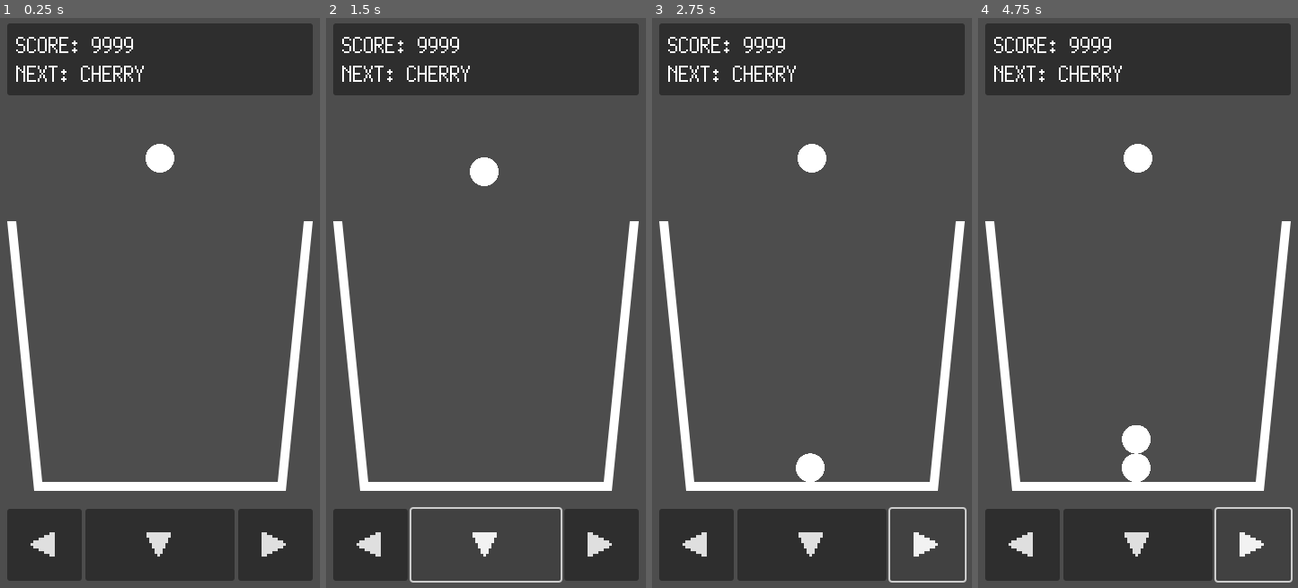
Above: before the commit, frames 1-4 (left to right).
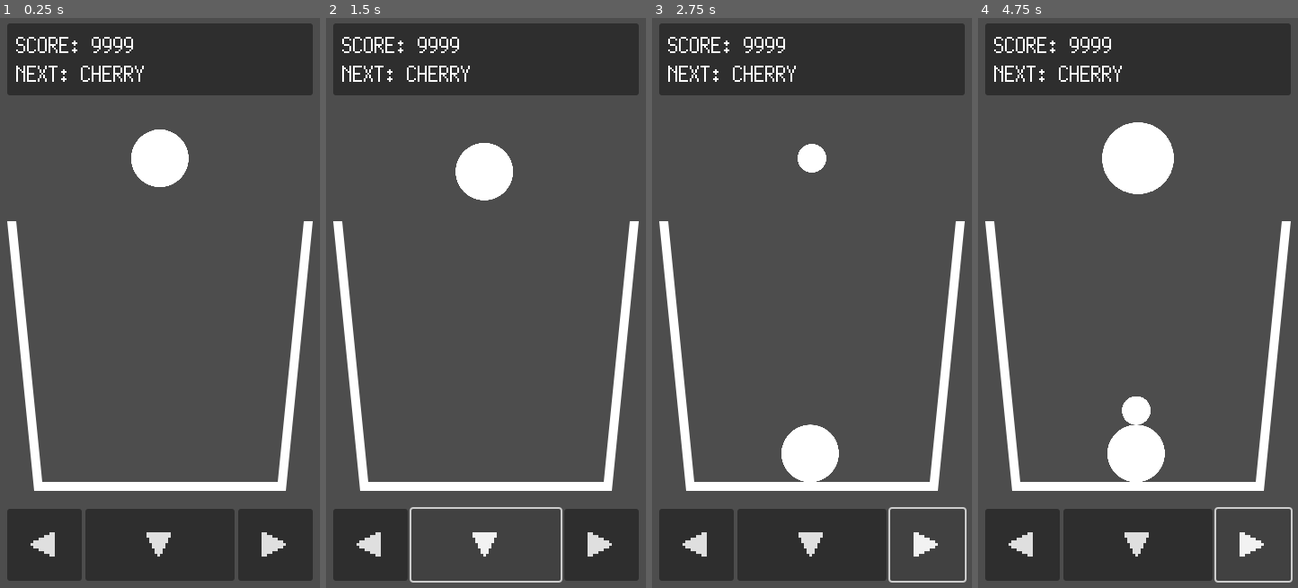
Above: after the commit, the same moments.

Repository: kamikoloss/fruits-puzzle
Game: Godot game, scene res://scenes/Main.tscn
The game is run twice, just before and just after one commit, with the same random seed, the same clock (stepped at 60 frames per second) and the same inputs.
Inputs:
- Up to frame 1 (0.25 s): no input
- Up to frame 2 (1.5 s): click "◀" at 0.5 s; click "▼" at 1.25 s
- Up to frame 3 (2.75 s): click "▶" at 2 s
- Up to frame 4 (4.75 s): click "◀" at 2.75 s; click "▼" at 3.5 s; click "▶" at 4.25 s

The runs differ from the first frame. In frame 1, 1.1% of the frame differs, in the area x 41-59%, y 19-30%; in frame 2, 1.1%; in frame 3, 1.1%; in frame 4, 3.0%, in the area x 38-62%, y 18-82%.
Error before the commit: Invalid call. Nonexistent function 'global_translate' in base 'Nil'. (res://scenes/Game.gd:44)

Commit message:
落とすフルーツのサイズがランダムで変わるようにした

Diff:
--- a/scenes/Fruit.gd
+++ b/scenes/Fruit.gd
@@ -1,19 +1,37 @@
 extends Node2D
 
+
 # Member
-var id = 0
-var type = 0
-var score = 0
+var _id = 0
+var _type = Global.FruitType.NONE
+
+
+# 初期化
+# add_child() より前に呼ぶこと
+func initialize(id, type):
+	_id = id
+	_type = type
 
 
 # Called when the node enters the scene tree for the first time.
 func _ready():
-	apply_scale_to_children()
+	_apply_scale()
+	_apply_color()
+	print("Fruit is created. (id: {id}, type: {type})".format({"id": _id, "type": Global.FRUIT_DATA[_type]["name"]}))
 
 
-# 自身のスケールを子ノードに適用する
-# ref. https://github.com/godotengine/godot/issues/5734
-func apply_scale_to_children():
+# 種類を元に自身のスケールを決定する
+func _apply_scale():
+	var _new_scale = float(Global.FRUIT_DATA[_type]["scale"]) / 256
+	scale = Vector2(_new_scale, _new_scale)
+
+	# 自身のスケールを子ノードに適用する (最後に戻す)
+	# ref. https://github.com/godotengine/godot/issues/5734
 	get_node("RigidBody2D/Circle").scale *= scale
 	get_node("RigidBody2D/CollisionShape2D").scale *= scale
 	scale = Vector2.ONE
+
+
+# 種類を元に自身の色を決定する
+func _apply_color():
+	pass
--- a/scenes/Fruit.tscn
+++ b/scenes/Fruit.tscn
@@ -1,7 +1,10 @@
-[gd_scene load_steps=4 format=3 uid="uid://kd4w6rul4jmp"]
+[gd_scene load_steps=5 format=3 uid="uid://kd4w6rul4jmp"]
 
 [ext_resource type="Script" path="res://scenes/Fruit.gd" id="1_l0nqi"]
 [ext_resource type="Texture2D" uid="uid://f5a5phy22pqb" path="res://images/circle.png" id="1_wt7xc"]
+
+[sub_resource type="PhysicsMaterial" id="PhysicsMaterial_5glua"]
+friction = 0.1
 
 [sub_resource type="CircleShape2D" id="CircleShape2D_ea5ni"]
 radius = 128.0
@@ -11,6 +14,7 @@
 
 [node name="RigidBody2D" type="RigidBody2D" parent="."]
 mass = 0.1
+physics_material_override = SubResource("PhysicsMaterial_5glua")
 
 [node name="Circle" type="Sprite2D" parent="RigidBody2D"]
 texture = ExtResource("1_wt7xc")
--- a/scenes/Game.gd
+++ b/scenes/Game.gd
@@ -1,79 +1,100 @@
 extends Node2D
 
 
-# Fruit
-var FRUIT_SCENE = preload("res://scenes/Fruit.tscn")
-var current_fruit = null
-var next_fruit = null
+const FRUIT_SCENE = preload("res://scenes/Fruit.tscn")
 const FRUIT_DEFAULT_POSITION = Vector2i(180, 160)
+const FRUIT_DEFAULT_TYPES = [
+	Global.FruitType.CHERRY,
+	Global.FruitType.STRAWBERRY,
+	Global.FruitType.GRAPE,
+	Global.FruitType.DEKOPON,
+	Global.FruitType.PERSIMMON,
+]
 const FRUIT_MOVE_SPEED = 1 # px/frame
 const FRUIT_DELAY_SECOND = 1
+
+# Game
+var _state = 0
+var _score = 0
+
+# Fruit
+var _current_fruit = null
+var _current_fruit_id = 0
+var _next_fruit = null
+
 # Button
-var is_button_left_down = false
-var is_button_right_down = false
-# Score
-var score = 0
+var _is_button_left_down = false
+var _is_button_right_down = false
 
 
 # Called when the node enters the scene tree for the first time.
 func _ready():
-	create_new_fruit()
+	_create_new_fruit()
 
 
 # Called every frame. 'delta' is the elapsed time since the previous frame.
 func _process(delta):
-	move_fruit()
+	_move_fruit()
+
+
+# Events
+func _on_button_left_button_down():
+	_is_button_left_down = true
+
+
+func _on_button_left_button_up():
+	_is_button_left_down = false
+
+
+func _on_button_right_button_down():
+	_is_button_right_down = true
+
+
+func _on_button_right_button_up():
+	_is_button_right_down = false
+
+
+func _on_button_drop_button_up():
+	if _current_fruit == null:
+		return
+
+	# 現在のフルーツを落とす
+	_drop_fruit()
+	# フルーツが落ちるまで少し待つ
+	# TODO: フルーツが落ちたタイミングを判定する
+	await get_tree().create_timer(FRUIT_DELAY_SECOND).timeout
+	# 次のフルーツを作成する
+	_create_new_fruit()
 
 
 # 新しいフルーツを生成する
 # TODO: 引数でフルーツの種類を指定できるようにする
-func create_new_fruit():
-	current_fruit = FRUIT_SCENE.instantiate()
-	current_fruit.global_position = FRUIT_DEFAULT_POSITION
-	current_fruit.scale = Vector2(0.125, 0.125)
-	current_fruit.get_node("RigidBody2D").freeze = true
-	add_child(current_fruit)
+func _create_new_fruit():
+	_current_fruit = FRUIT_SCENE.instantiate()
+
+	var _new_type = FRUIT_DEFAULT_TYPES[randi() % FRUIT_DEFAULT_TYPES.size()]
+	_current_fruit.initialize(_current_fruit_id,_new_type )
+	_current_fruit_id += 1
+
+	_current_fruit.global_position = FRUIT_DEFAULT_POSITION
+	_current_fruit.get_node("RigidBody2D").freeze = true
+
+	add_child(_current_fruit)
 
 
 # フルーツを左右に動かす
-func move_fruit():
-	var offset = Vector2(FRUIT_MOVE_SPEED, 0)
-	if is_button_left_down:
-		current_fruit.global_translate(offset * -1)
-	if is_button_right_down:
-		current_fruit.global_translate(offset)
+func _move_fruit():
+	if _current_fruit == null:
+		return
+
+	var _offset = Vector2(FRUIT_MOVE_SPEED, 0)
+	if _is_button_left_down:
+		_current_fruit.global_translate(_offset * -1)
+	if _is_button_right_down:
+		_current_fruit.global_translate(_offset)
 
 
 # フルーツを落とす
-func drop_fruit():
-	current_fruit.get_node("RigidBody2D").freeze = false
-	current_fruit = null
-
-
-# Events
-func _on_button_left_button_down():
-	is_button_left_down = true
-
-
-func _on_button_left_button_up():
-	is_button_left_down = false
-
-
-func _on_button_right_button_down():
-	is_button_right_down = true
-
-
-func _on_button_right_button_up():
-	is_button_right_down = false
-
-
-func _on_button_drop_button_up():
-	if current_fruit == null:
-		return
-
-	# 現在のフルーツを落とす
-	drop_fruit()
-	# フルーツが落ちるまで少し待つ
-	await get_tree().create_timer(FRUIT_DELAY_SECOND).timeout
-	# 次のフルーツを作成する
-	create_new_fruit()
+func _drop_fruit():
+	_current_fruit.get_node("RigidBody2D").freeze = false
+	_current_fruit = null
